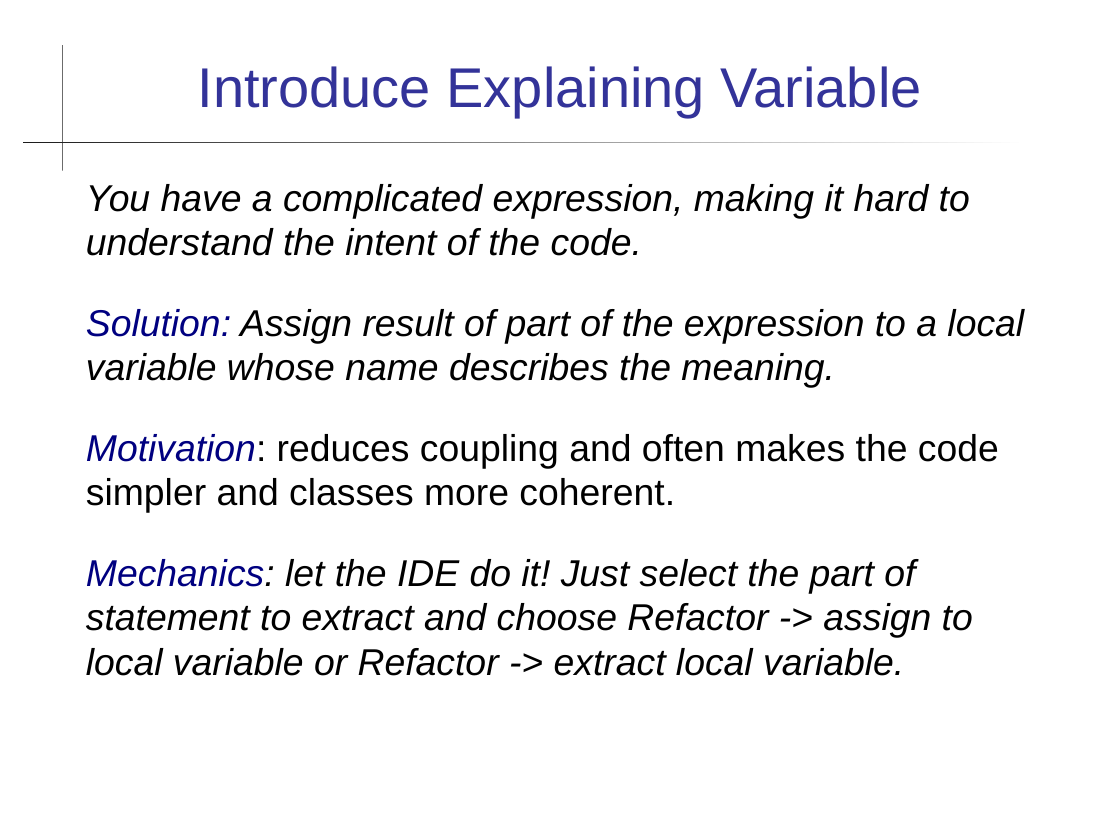
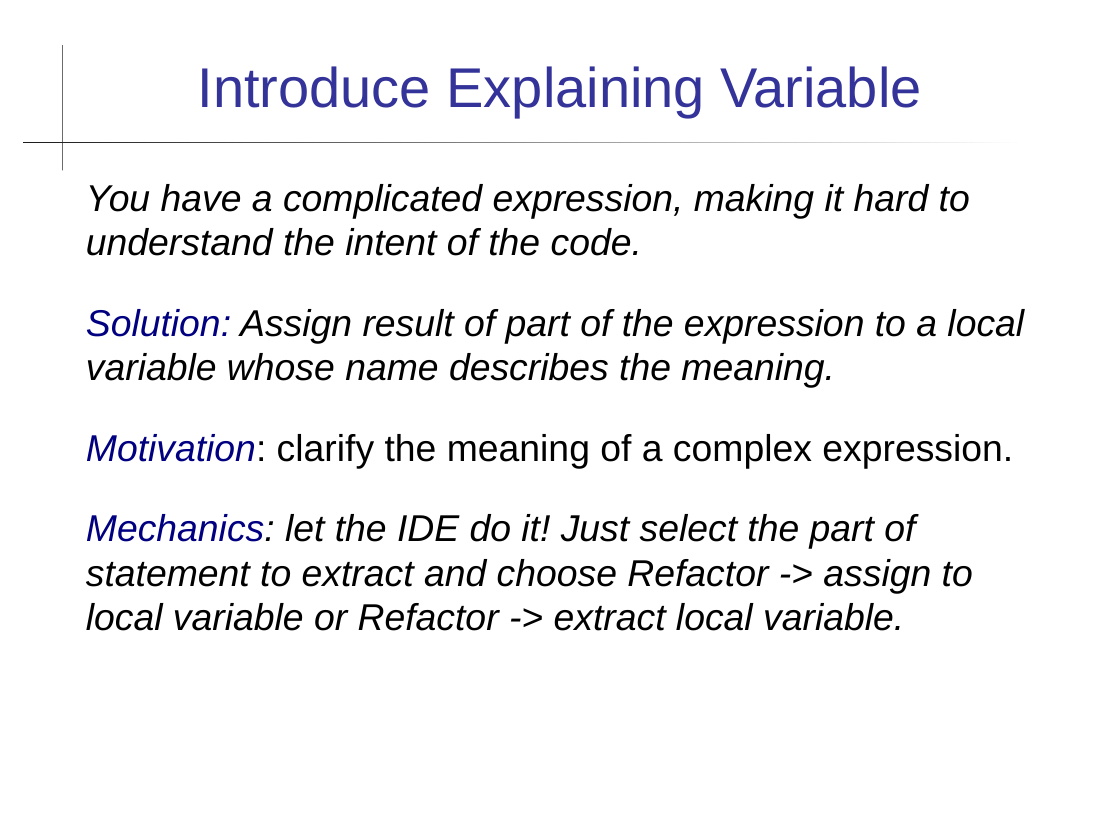
Before and after one commit to cpske/ISP, a slide deck: slide 7 of refactoring/Refactoring-Patterns.ppt. Drawn at 1120x840 pixels with LibreOffice and Linux fonts; fonts in the diff are those of the drawing. Boxes give left, top, right and bottom in pixels: in the first picture for what was removed or moved away, otherwise in the second. Text is boxed around its words. In the diff, an @@ line names an element or a change of style, - is before the commit and + after.

```diff
--- a/refactoring/Refactoring-Patterns.ppt
+++ b/refactoring/Refactoring-Patterns.ppt
@@ text at box(86, 434, 1013, 468): text changed @@
-Motivation: reduces coupling and often makes the code simpler and classes more coherent.
+Motivation: clarify the meaning of a complex expression.
```
Also in this commit, not shown: 4 other slides changed, 9 other files.
